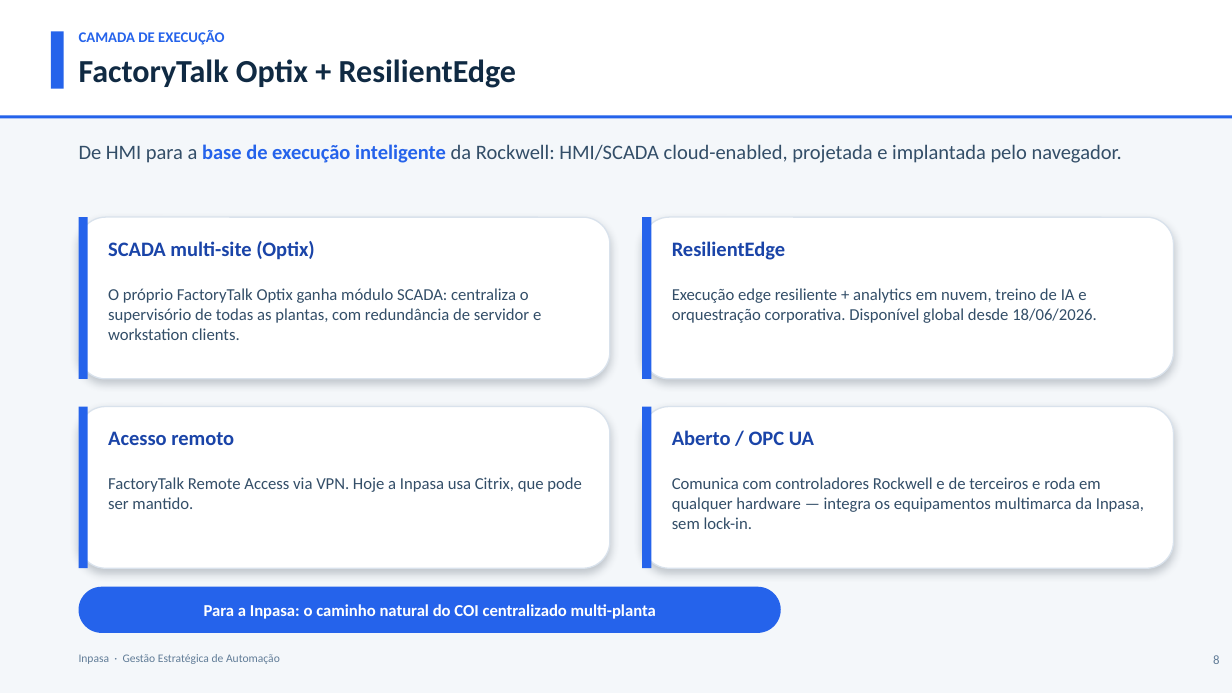
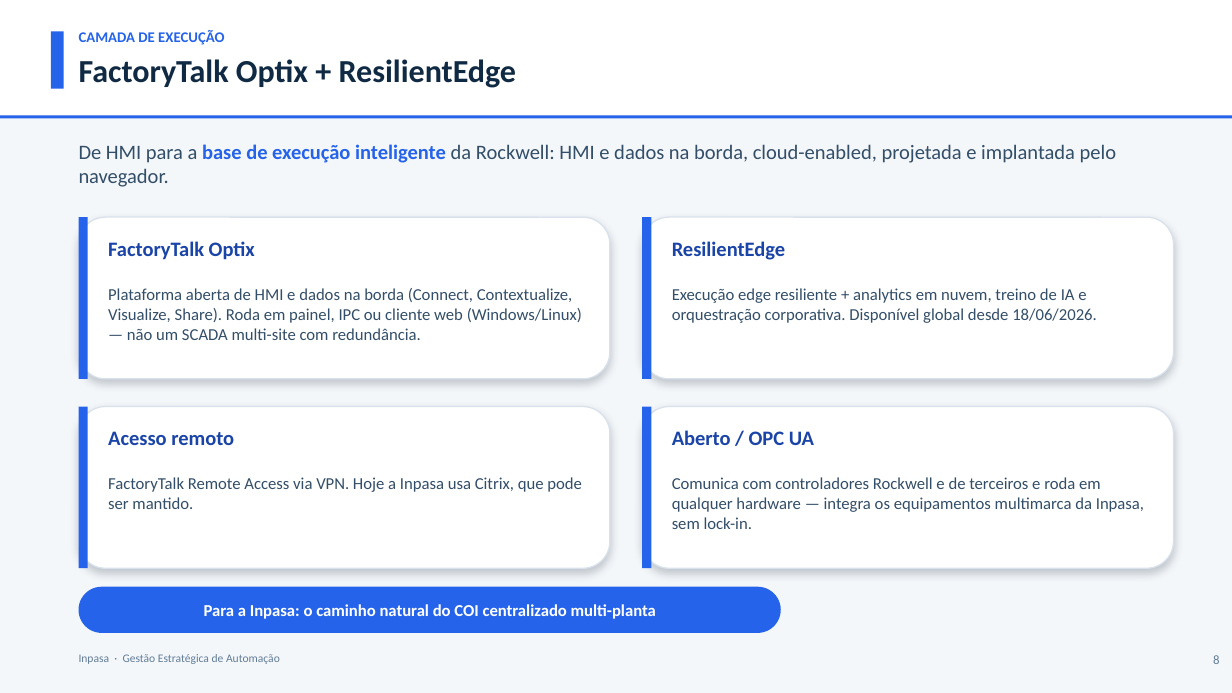
Before and after one commit to ItielGoncalves/ICG2025, a slide deck: slide 8 of 2026.06.28 - MULTI - DataOps na Prática IA a Serviço da Alta Gestão vFINAL.pptx. Drawn at 1232x693 pixels with LibreOffice and Linux fonts; fonts in the diff are those of the drawing. Boxes give left, top, right and bottom in pixels: in the first picture for what was removed or moved away, otherwise in the second. Text is boxed around its words. In the diff, an @@ line names an element or a change of style, - is before the commit and + after.

```diff
--- a/2026.06.28 - MULTI - DataOps na Prática IA a Serviço da Alta Gestão vFINAL.pptx
+++ b/2026.06.28 - MULTI - DataOps na Prática IA a Serviço da Alta Gestão vFINAL.pptx
@@ text at (x1=79, y1=144, x2=1116, y2=187): text changed @@
-De HMI para a base de execução inteligente da Rockwell: HMI/SCADA cloud-enabled, projetada e implantada pelo navegador.
+De HMI para a base de execução inteligente da Rockwell: HMI e dados na borda, cloud-enabled, projetada e implantada pelo navegador.
@@ text at (x1=108, y1=241, x2=255, y2=260): text changed @@
-SCADA multi-site (Optix)
+FactoryTalk Optix
@@ text at (x1=108, y1=288, x2=582, y2=340): text changed @@
-O próprio FactoryTalk Optix ganha módulo SCADA: centraliza o supervisório de todas as plantas, com redundância de servidor e workstation clients.
+Plataforma aberta de HMI e dados na borda (Connect, Contextualize, Visualize, Share). Roda em painel, IPC ou cliente web (Windows/Linux) — não um SCADA multi-site com redundância.
```
Also in this commit, not shown: 1 other slide changed, 3 other files.
